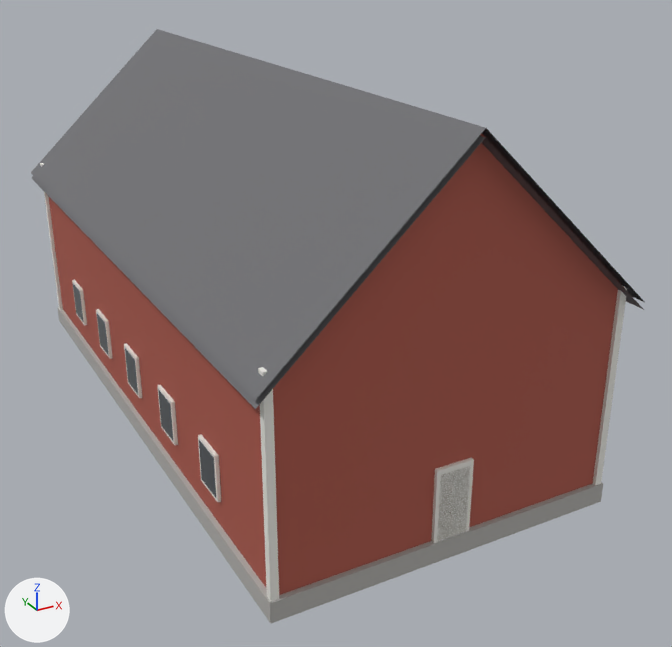
The glTF model assets/environment/glb/barn.glb, before and after one commit.
Before and after are seen from a 50 mm camera at (-12.1, -26.0, 14.7) aimed at (1.8, -0.7, 2.0). The axes (+X, +Y, +Z) are drawn at lower left. The lights are the same throughout. The picture after the commit comes second. Objects named as collision shapes, trigger or cutter boxes, shadow casters or lower levels of detail are left out. Vertices at exactly the same position are counted once.

Names of what the first picture shows: 'barn_LOD0'.
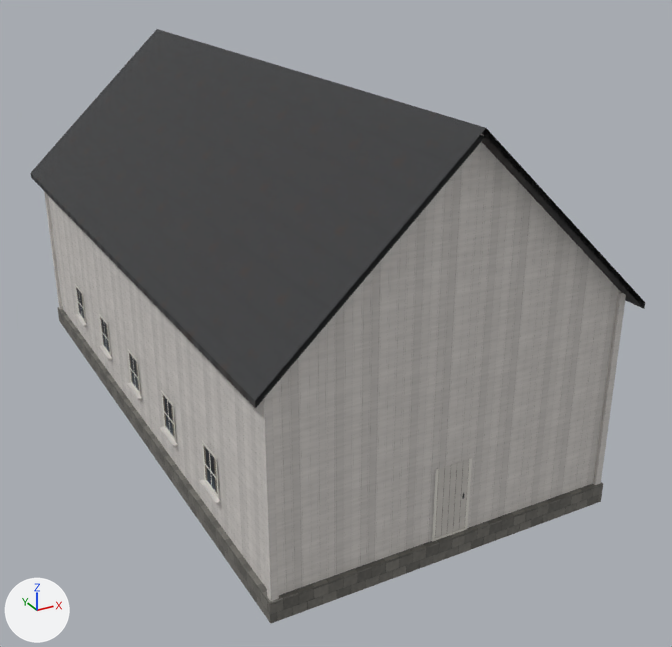
Where the change shows, as pixel boxes [x1, y1, x2, y2] in the pictures (672 x 647 px; the box of a moved part takes in the faces that stretch with it):
'barn_LOD0', reshaped
    before: [31, 29, 644, 623]
    after: [31, 29, 645, 623]
part 1 of me_barn_lod0, rebuilt
    before: [158, 389, 173, 441]
    after: [161, 390, 176, 442]
part 2 of me_barn_lod0, rebuilt
    before: [125, 348, 138, 394]
    after: [128, 349, 141, 396]
part 3 of me_barn_lod0, rebuilt
    before: [97, 314, 109, 356]
    after: [99, 314, 111, 356]
part 4 of me_barn_lod0, rebuilt
    before: [199, 440, 216, 498]
    after: [202, 440, 219, 499]
part 5 of me_barn_lod0, rebuilt
    before: [73, 284, 84, 322]
    after: [75, 284, 86, 323]
part 6 of me_barn_lod0, moved or reshaped
    before: [72, 280, 474, 543]
    after: [31, 174, 645, 505]
part 7 of me_barn_lod0, recoloured
    both: [58, 307, 603, 623]
part 8 of me_barn_lod0, recoloured (red to grey)
    both: [48, 133, 618, 595]
part 9 of me_barn_lod0, recoloured (darker)
    both: [31, 29, 644, 408]
part 10 of me_barn_lod0, recoloured
    before: [40, 163, 627, 601]
    after: [44, 191, 626, 601]
part 11 of me_barn_lod0, recoloured
    after: [432, 458, 472, 542]

Diff of the bpy script that builds the scene:
```diff
--- a/assets/environment/glb/barn.glb.py
+++ b/assets/environment/glb/barn.glb.py
@@ mat_bld_door @@
+mat_bld_door = bpy.data.materials.new('Bld_Door')
+# uses the picture img_bld_door_alb
+# uses the picture img_bld_door_nrm
@@ mat_bld_roofsheet @@
+mat_bld_roofsheet = bpy.data.materials.new('Bld_RoofSheet')
+# uses the picture img_bld_roof_sheet_alb
+# uses the picture img_bld_roof_sheet_nrm
@@ mat_bld_sidingboard @@
+mat_bld_sidingboard = bpy.data.materials.new('Bld_SidingBoard')
+# uses the picture img_bld_siding_board_alb
+# uses the picture img_bld_siding_board_nrm
@@ mat_bld_window @@
+mat_bld_window = bpy.data.materials.new('Bld_Window')
+# uses the picture img_bld_window_alb
+# uses the picture img_bld_window_nrm
@@ mat_bld_woodgrey @@
+mat_bld_woodgrey = bpy.data.materials.new('Bld_WoodGrey')
+# uses the picture img_bld_wood_grey_alb
+# uses the picture img_bld_wood_grey_nrm
@@ mat_bld_stone @@
+mat_bld_stone = bpy.data.materials.new('Bld_Stone')
+# uses the picture img_bld_stone_alb
+# uses the picture img_bld_stone_nrm
@@ mat_bld_trim @@
+mat_bld_trim = bpy.data.materials.new('Bld_Trim')
+# uses the picture img_bld_siding_board_alb
+# uses the picture img_bld_siding_board_nrm
@@ me_barn_lod0 @@
-me_barn_lod0.from_pydata(...)  # 254 vertices, 364 faces; spans x -5.4..12.0, y -10.4..10.4, z -0.6..10.6
-me_barn_lod0.materials.append(mat_glass_dark)  # dark grey #454b50
-me_barn_lod0.materials.append(mat_wood_weathered)  # beige #aa9e8e
-me_barn_lod0.materials.append(mat_wood_planks)  # beige #a29586
+me_barn_lod0.from_pydata(...)  # 198 vertices, 236 faces; spans x -5.4..12.0, y -10.4..10.4, z -0.6..10.6
+# me_barn_lod0 part 1: the loose piece of 8 vertices spanning x -5.1, y -3.7..-2.7, z 1.0..2.2 is rebuilt with 4 vertices and now spans x -5.0, y -3.7..-2.7, z 0.9..2.2, in mat_bld_window
+# me_barn_lod0 part 2: the loose piece of 8 vertices spanning x -5.1, y -0.5..0.5, z 1.0..2.2 is rebuilt with 4 vertices and now spans x -5.0, y -0.5..0.5, z 0.9..2.2, in mat_bld_window
+# me_barn_lod0 part 3: the loose piece of 8 vertices spanning x -5.1, y 2.7..3.7, z 1.0..2.2 is rebuilt with 4 vertices and now spans x -5.0, y 2.7..3.7, z 0.9..2.2, in mat_bld_window
+# me_barn_lod0 part 4: the loose piece of 8 vertices spanning x -5.1, y -6.9..-5.9, z 1.0..2.2 is rebuilt with 4 vertices and now spans x -5.0, y -6.9..-5.9, z 0.9..2.2, in mat_bld_window
+# me_barn_lod0 part 5: the loose piece of 8 vertices spanning x -5.1, y 5.9..6.9, z 1.0..2.2 is rebuilt with 4 vertices and now spans x -5.0, y 5.9..6.9, z 0.9..2.2, in mat_bld_window
+# me_barn_lod0 part 6
+# 39 vertices are removed from x -5.1..5.1, y -10.1..7.0, z 0.0..2.3
+# 132 faces are deleted
+# 16 vertices in x -5.1..5.1, y -10.1..10.1, z 6.0 move by (0.0, 0.0, -0.2)
+# 10 vertices in x -5.1, y -7.0..7.0, z 2.3 move by (-0.1, 0.0, -1.4)
+# 5 vertices in x -5.0, y -7.0..5.8, z 2.3 move by (0.0, 0.0, -1.4)
+# 5 vertices in x 5.1, y -5.8..7.0, z 2.3 move by (0.1, 0.0, -1.4)
+# 35 vertices are added at x -5.2..5.2, y -7.0..7.0, z 0.9
+# 2 new faces join them, mat_bld_sidingboard
+# 4 new faces join them, mat_bld_roofsheet
+# 120 new faces join them, mat_bld_trim
+# me_barn_lod0 part 7: 16 faces spanning x -5.2..12.0, y -10.1..10.1, z -0.6..2.5 switch from mat_stone_foundation (grey #b3b1ad) to mat_bld_stone
+# me_barn_lod0 part 8: 14 faces spanning x -5.0..5.0, y -10.0..10.0, z 0.0..10.6 switch from mat_paint_falured (red #ad594b) to mat_bld_sidingboard
+# me_barn_lod0 part 9: 8 faces spanning x -5.4..5.4, y -10.4..10.4, z 5.4..10.6 switch from mat_roof_dark (grey #6f6f73) to mat_bld_roofsheet
+# me_barn_lod0 part 10: 48 faces spanning x -5.1..5.1, y -10.1..10.1, z 0.0..5.8 switch from mat_paint_white (white #efede7) to mat_bld_trim
+# me_barn_lod0 part 11: 2 faces spanning x -0.6..0.6, y -10.0, z 0.0..2.2 switch from mat_paint_white (white #efede7) to mat_bld_door
+# other edits to the shape of me_barn_lod0 do not show in these pictures
+me_barn_lod0.materials.append(mat_bld_window)
+me_barn_lod0.materials.append(mat_bld_woodgrey)
```
